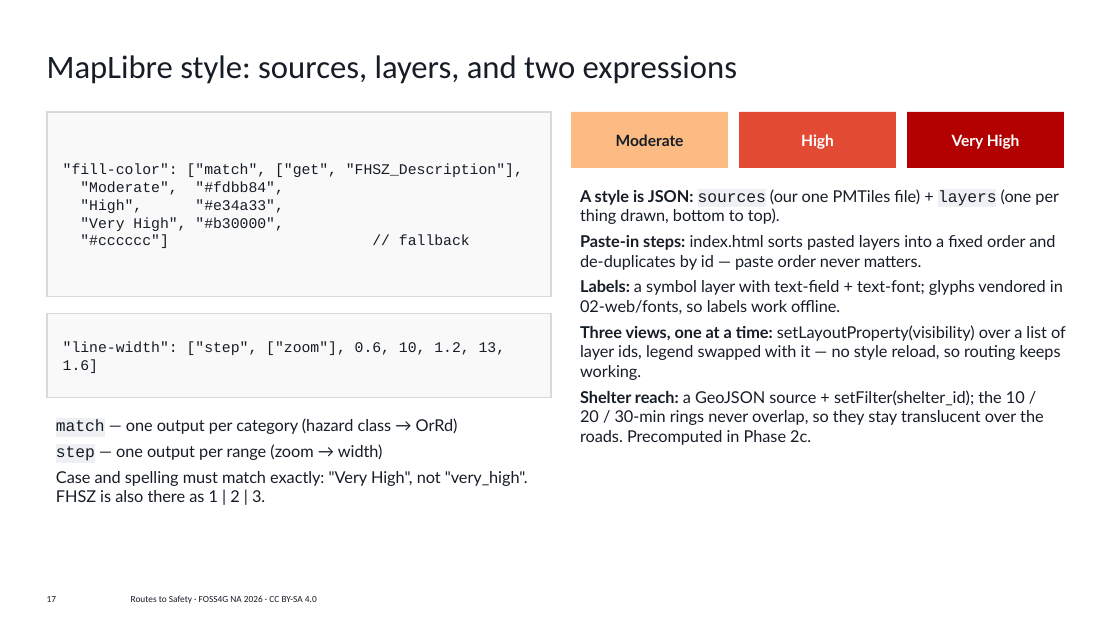
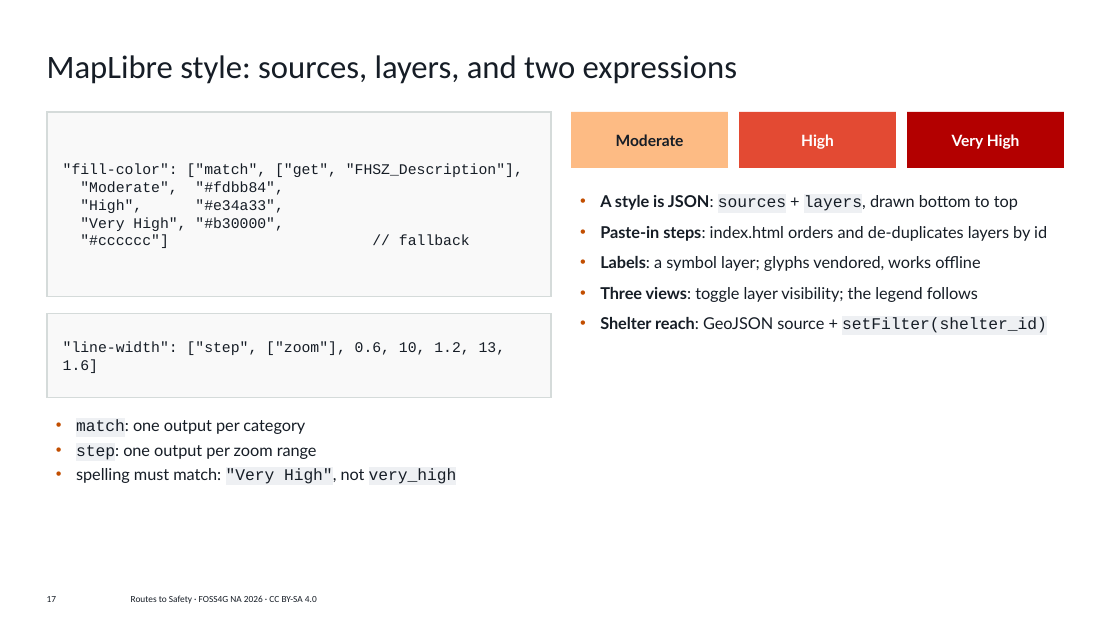
Before and after one commit to vishal4c/routes-to-safety-workshop, a slide deck: slide 17 of deck/Routes-to-Safety-FOSS4G-NA-2026.pptx. Drawn at 1120x630 pixels with LibreOffice and Linux fonts; fonts in the diff are those of the drawing; background and template pictures are left out. Boxes give left, top, right and bottom in pixels: in the first picture for what was removed or moved away, otherwise in the second. Text is boxed around its words. In the diff, an @@ line names an element or a change of style, - is before the commit and + after.

```diff
--- a/deck/Routes-to-Safety-FOSS4G-NA-2026.pptx
+++ b/deck/Routes-to-Safety-FOSS4G-NA-2026.pptx
@@ text at (600,195,1047,333): text changed @@
-A style is JSON: sources (our one PMTiles file) + layers (one per thing drawn, bottom to top).
-Paste-in steps: index.html sorts pasted layers into a fixed order and de-duplicates by id — paste order never matters.
-Labels: a symbol layer with text-field + text-font; glyphs vendored in 02-web/fonts, so labels work offline.
-Three views, one at a time: setLayoutProperty(visibility) over a list of layer ids, legend swapped with it — no style reload, so routing keeps working.
-Shelter reach: a GeoJSON source + setFilter(shelter_id); the 10 / 20 / 30-min rings never overlap, so they stay translucent over the roads. Precomputed in Phase 2c.
+• A style is JSON: sources + layers, drawn bottom to top
+• Paste-in steps: index.html orders and de-duplicates layers by id
+• Labels: a symbol layer; glyphs vendored, works offline
+• Three views: toggle layer visibility; the legend follows
+• Shelter reach: GeoJSON source + setFilter(shelter_id)
@@ text at (76,419,457,484): text changed @@
-match — one output per category (hazard class → OrRd)
-step — one output per range (zoom → width)
-Case and spelling must match exactly: "Very High", not "very_high". FHSZ is also there as 1 | 2 | 3.
+• match: one output per category
+• step: one output per zoom range
+• spelling must match: "Very High", not very_high
```
Also in this commit, not shown: 21 other slides changed, 1 other file.
